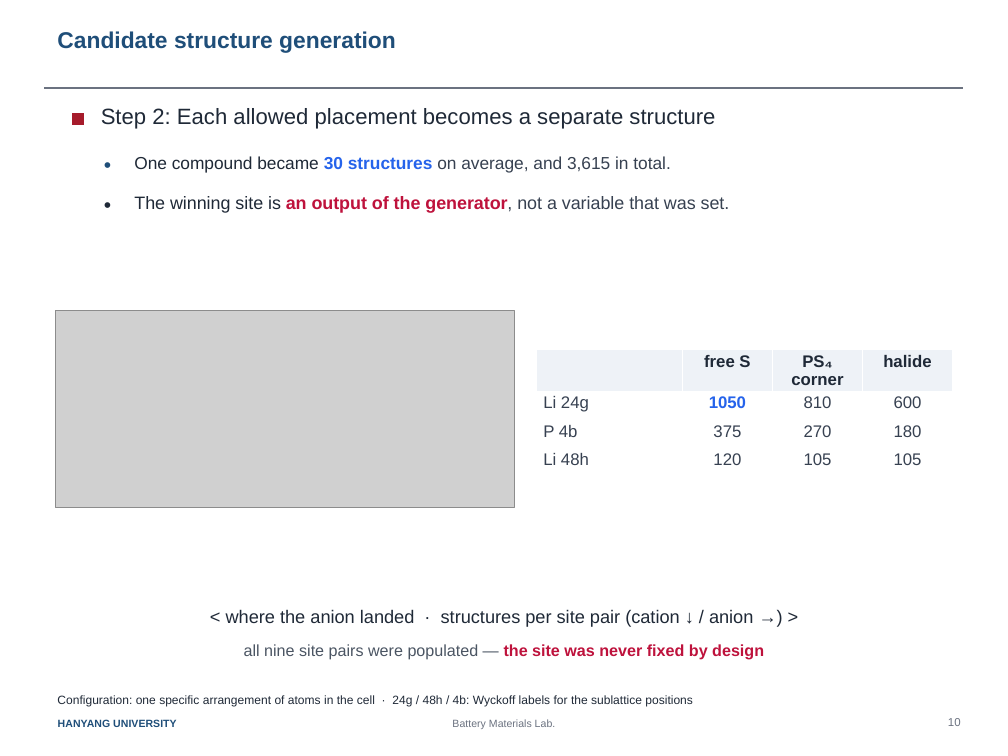
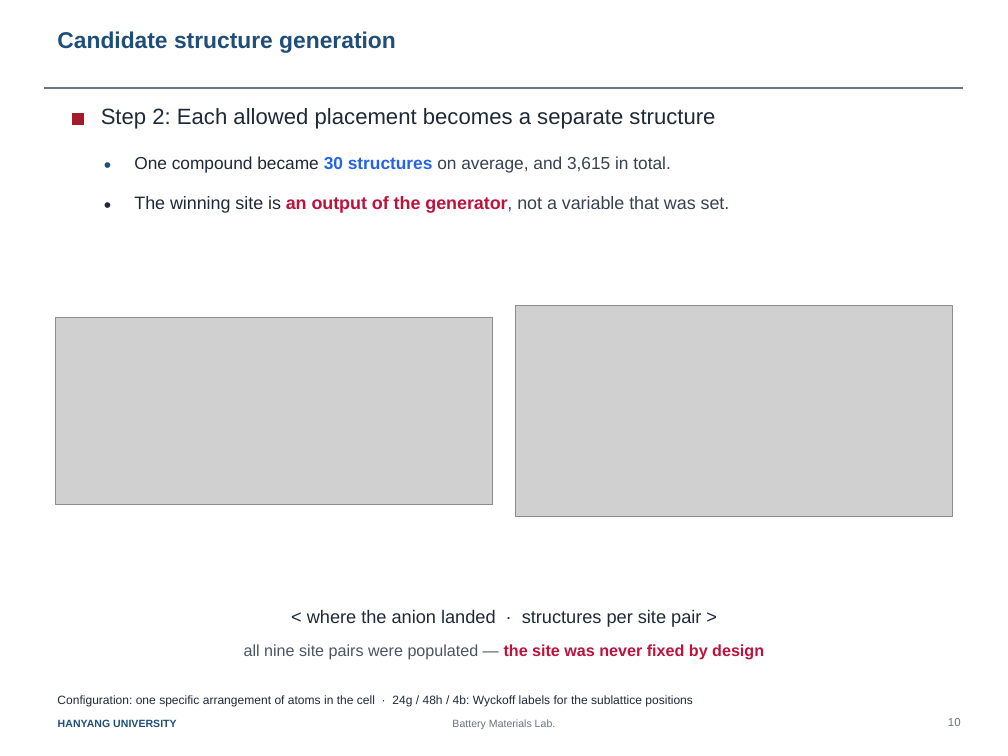
Before and after one commit to yonghoon7153-source/Yonghoon-DEM-DFT, a slide deck: slide 1 of docs/Slide10_structure_generation.pptx. Drawn at 1008x756 pixels with LibreOffice and Linux fonts; fonts in the diff are those of the drawing; grey boxes stand for pictures. Boxes give left, top, right and bottom in pixels: in the first picture for what was removed or moved away, otherwise in the second. Text is boxed around its words. In the diff, an @@ line names an element or a change of style, - is before the commit and + after.

```diff
--- a/docs/Slide10_structure_generation.pptx
+++ b/docs/Slide10_structure_generation.pptx
@@ picture resized from (x1=55, y1=310, x2=514, y2=507) to (x1=55, y1=318, x2=493, y2=505) @@
@@ picture added at (x1=515, y1=305, x2=953, y2=516) @@
@@ table removed at (x1=536, y1=350, x2=952, y2=469), 4 rows, 4 columns @@
- | free S | PS₄ corner | halide
-Li 24g | 1050 | 810 | 600
-P 4b | 375 | 270 | 180
-Li 48h | 120 | 105 | 105
@@ text at (x1=307, y1=609, x2=701, y2=627): text changed @@
-< where the anion landed · structures per site pair (cation ↓ / anion →) >
+< where the anion landed · structures per site pair >
```
Also in this commit, not shown: 4 other files.
